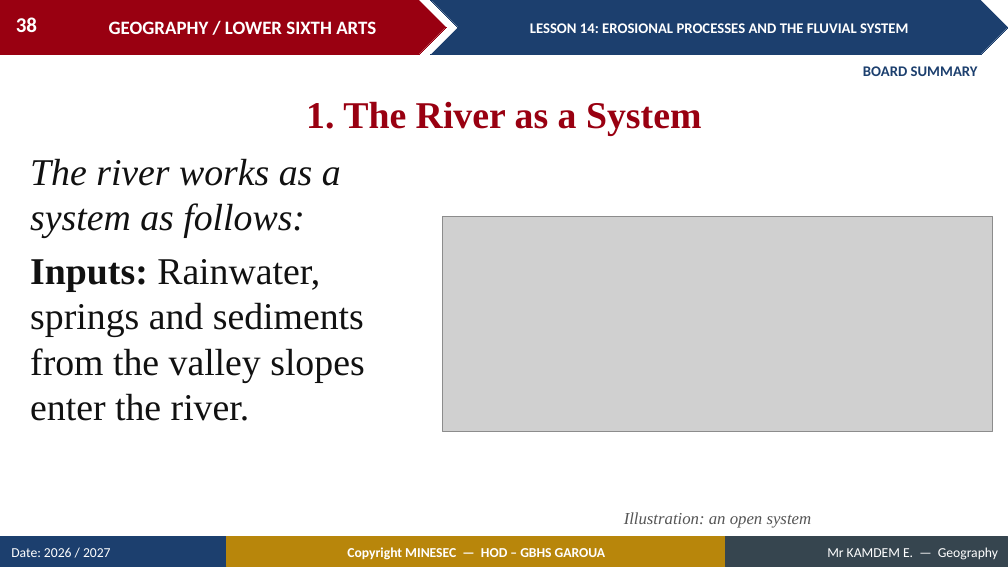
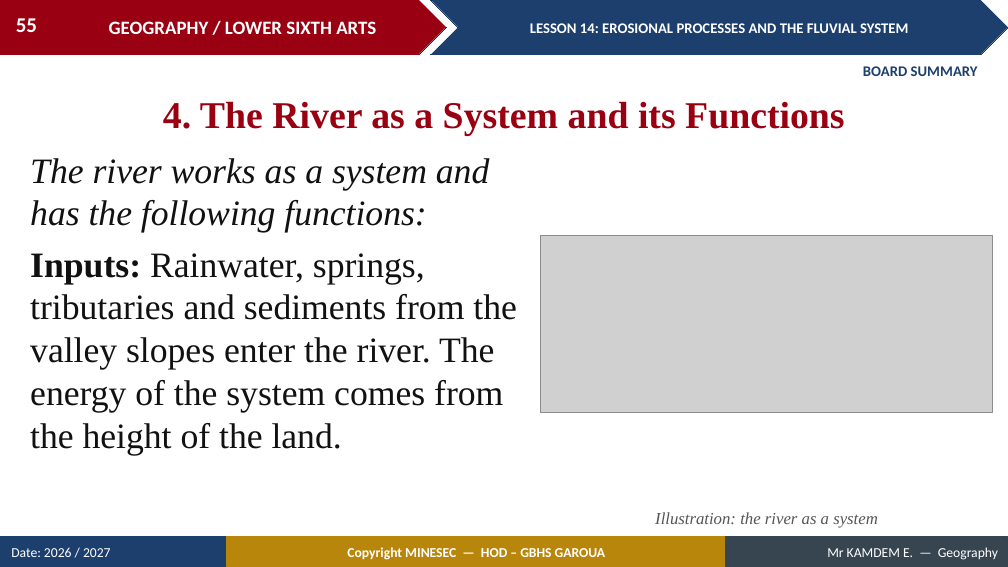
Before and after one commit to Berthautk/linea-github, a slide deck: slide 55 of lecons/LSA/Geomorphology/16_LSA_GEOMO_L14_Erosional_Processes_and_the_Fluvial_System.pptx (slide 38 before the commit). Drawn at 1008x567 pixels with LibreOffice and Linux fonts; fonts in the diff are those of the drawing; grey boxes stand for pictures. Boxes give left, top, right and bottom in pixels: in the first picture for what was removed or moved away, otherwise in the second. Text is boxed around its words. In the diff, an @@ line names an element or a change of style, - is before the commit and + after.

```diff
--- a/lecons/LSA/Geomorphology/16_LSA_GEOMO_L14_Erosional_Processes_and_the_Fluvial_System.pptx
+++ b/lecons/LSA/Geomorphology/16_LSA_GEOMO_L14_Erosional_Processes_and_the_Fluvial_System.pptx
@@ page number at (x1=16, y1=18, x2=37, y2=32): text changed @@
-38
+55
@@ text at (x1=163, y1=101, x2=844, y2=136): text changed @@
-1. The River as a System
+4. The River as a System and its Functions
@@ text at (x1=30, y1=158, x2=517, y2=456): text changed; size 36 to 34 pt @@
-The river works as a system as follows:
-Inputs: Rainwater, springs and sediments from the valley slopes enter the river.
+The river works as a system and has the following functions:
+Inputs: Rainwater, springs, tributaries and sediments from the valley slopes enter the river. The energy of the system comes from the height of the land.
@@ picture resized from (x1=442, y1=216, x2=993, y2=431) to (x1=541, y1=236, x2=993, y2=413) @@
@@ text at (x1=655, y1=512, x2=878, y2=528): text changed @@
-Illustration: an open system
+Illustration: the river as a system
```
Also in this commit, not shown: 9 other slides changed, 14 slides added, 3 slides removed, 20 other files.
